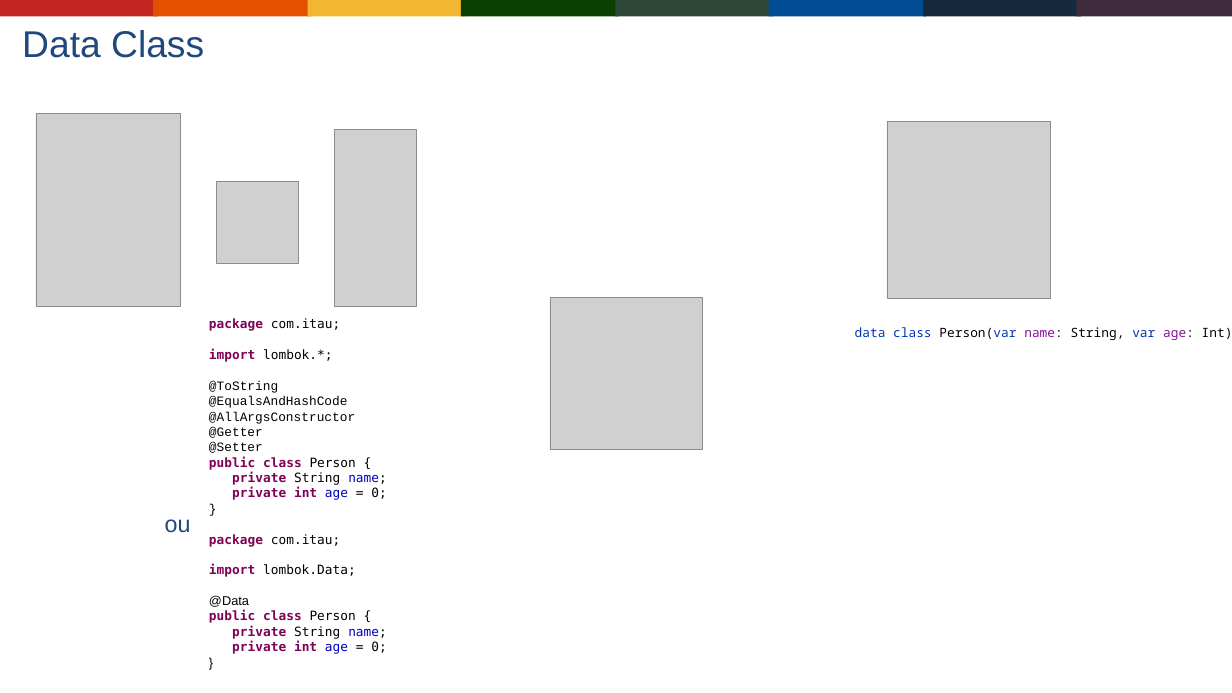
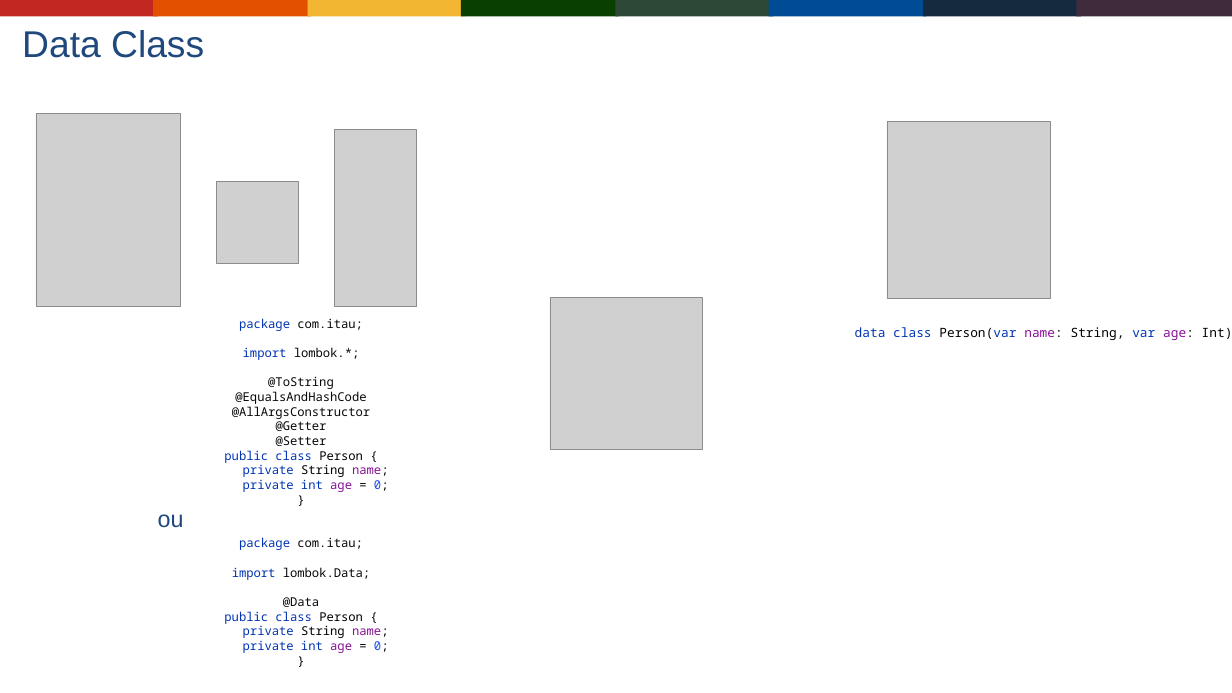
Before and after one commit to Gabrielgps25/meetup-kotlin-java-differences-features, a slide deck: slide 14 of buscando-interoperabilidade-entre-java-jvm-kotlin.odp. Drawn at 1232x693 pixels with LibreOffice and Linux fonts; fonts in the diff are those of the drawing; grey boxes stand for pictures; background and template pictures are left out. Boxes give left, top, right and bottom in pixels: in the first picture for what was removed or moved away, otherwise in the second. Text is boxed around its words. In the diff, an @@ line names an element or a change of style, - is before the commit and + after.

```diff
--- a/buscando-interoperabilidade-entre-java-jvm-kotlin.odp
+++ b/buscando-interoperabilidade-entre-java-jvm-kotlin.odp
@@ text at (224,318,389,653): text changed; size 11 to 10.5 pt; font DejaVu Sans Mono to Noto Sans Mono; text colour #000000 to #080808 @@
-package com.itau;
-import lombok.*;
-@ToString
-@EqualsAndHashCode
-@AllArgsConstructor
-@Getter
-@Setter
-public class Person {
-private String name;
-private int age = 0;
-}
-package com.itau;
-import lombok.Data;
-@Data
-public class Person {
-private String name;
-private int age = 0;
-}
+package com.itau;
+import lombok.*;
+@ToString
+@EqualsAndHashCode
+@AllArgsConstructor
+@Getter
+@Setter
+public class Person {
+private String name;
+private int age = 0;
+}
+package com.itau;
+import lombok.Data;
+@Data
+public class Person {
+private String name;
+private int age = 0;
+}
@@ text "ou": place and size @@
-text "ou" at (165,519,191,533)
+text "ou" at (158,514,184,528)
```
Also in this commit, not shown: 9 other slides changed, 1 other file.
